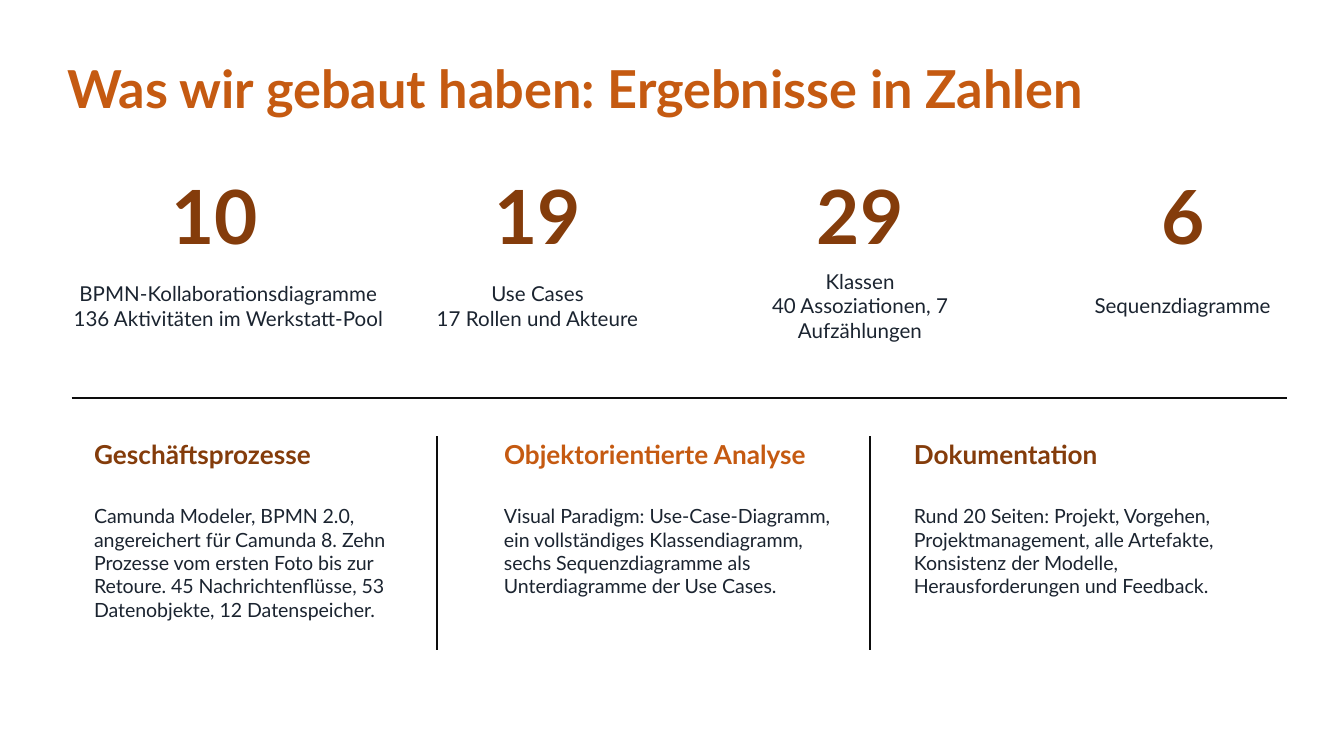
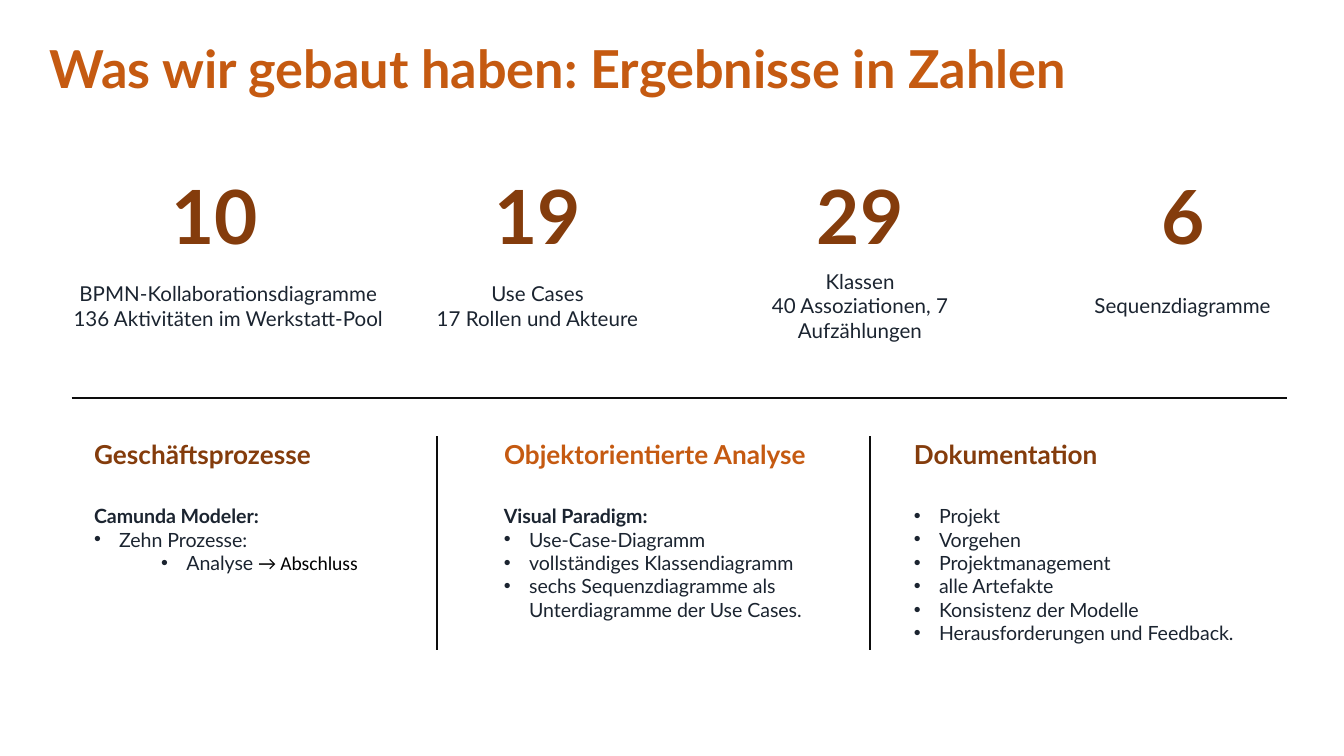
Before and after one commit to jakobschwan123-cmd/casestudy-semester-3, a slide deck: slide 21 of 4_praesentation/Abschlusspraesentation.pptx (slide 10 before the commit). Drawn at 1344x756 pixels with LibreOffice and Linux fonts; fonts in the diff are those of the drawing. Boxes give left, top, right and bottom in pixels: in the first picture for what was removed or moved away, otherwise in the second. Text is boxed around its words. In the diff, an @@ line names an element or a change of style, - is before the commit and + after.

```diff
--- a/4_praesentation/Abschlusspraesentation.pptx
+++ b/4_praesentation/Abschlusspraesentation.pptx
@@ text "Was wir gebaut haben: Ergebnisse ...": place and size @@
-text "Was wir gebaut haben: Ergebnisse ..." at <box>67,69,1083,118</box>
+text "Was wir gebaut haben: Ergebnisse ..." at <box>50,49,1066,98</box>
@@ text "Was wir gebaut haben: Ergebnisse ..." at <box>50,49,1066,98</box>: more space between paragraphs; vertical alignment middle to top @@
@@ text at <box>94,508,357,574</box>: text changed @@
-Camunda Modeler, BPMN 2.0, angereichert für Camunda 8. Zehn Prozesse vom ersten Foto bis zur Retoure. 45 Nachrichtenflüsse, 53 Datenobjekte, 12 Datenspeicher.
+Camunda Modeler:
+• Zehn Prozesse:
+  • Analyse → Abschluss
@@ text at <box>504,508,801,621</box>: text changed @@
-Visual Paradigm: Use-Case-Diagramm, ein vollständiges Klassendiagramm, sechs Sequenzdiagramme als Unterdiagramme der Use Cases.
+Visual Paradigm:
+• Use-Case-Diagramm
+• vollständiges Klassendiagramm
+• sechs Sequenzdiagramme als Unterdiagramme der Use Cases.
@@ text at <box>939,508,1234,644</box>: text changed @@
-Rund 20 Seiten: Projekt, Vorgehen, Projektmanagement, alle Artefakte, Konsistenz der Modelle, Herausforderungen und Feedback.
+• Projekt
+• Vorgehen
+• Projektmanagement
+• alle Artefakte
+• Konsistenz der Modelle
+• Herausforderungen und Feedback.
```
Also in this commit, not shown: 13 other slides changed, 14 slides added, 3 slides removed.
